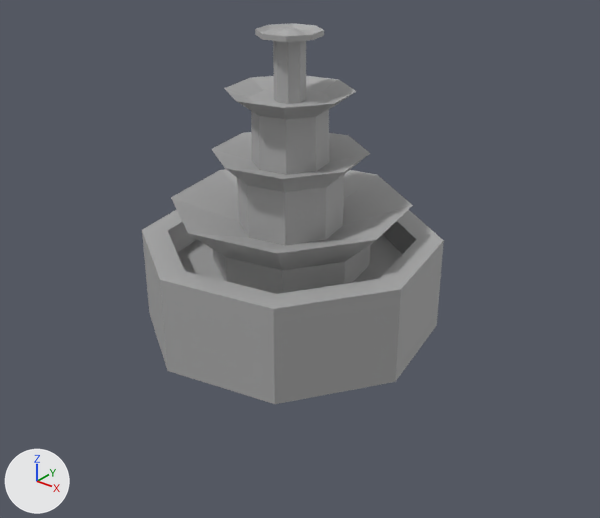
The FBX model Assets/3D/Props/Parc/Fountain.fbx, before and after one commit.
Camera for both pictures: a camera (50 mm lens) standing at (-43.1, -15.9, 33.5) and looking at (-78.8, 28.7, 5.8). Lighting does not change. The marker at lower left points along +X, +Y and +Z.

Objects in the first picture: 'Fontaine'.
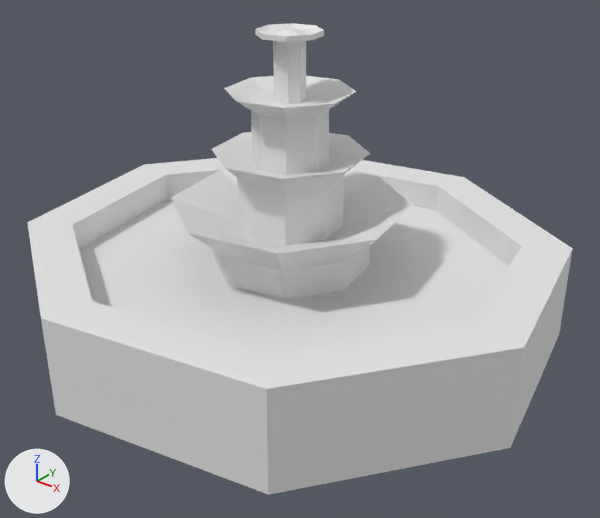
Pixel boxes (x1, y1, x2, y2) of what changed, in the pictures (600 x 518 px; the box of a moved part takes in the faces that stretch with it):
'Fontaine', recoloured, reshaped (81% wider, 24% taller): before (142, 23, 444, 404); after (27, 23, 573, 495)
part 1 of me_mesh_007, moved or reshaped: before (142, 209, 444, 404); after (27, 158, 573, 495)

Patch to the scene script:
```diff
--- a/Assets/3D/Props/Parc/Fountain.fbx.py
+++ b/Assets/3D/Props/Parc/Fountain.fbx.py
@@ me_mesh_007 @@
 # used by ob_fontaine; location = (-80.93, 30.16, -0.9)
-me_mesh_007.from_pydata(...)  # 168 vertices, 164 faces; spans x -11.7..11.7, y -11.7..11.7, z 0.0..23.4
-me_mesh_007.materials.append(mat_standardsurface1)  # grey #aaaaaa
+me_mesh_007.from_pydata(...)  # 168 vertices, 164 faces; spans x -21.5..21.5, y -20.1..20.1, z 0.0..23.4
+# me_mesh_007 part 1: 32 of the vertices in x -11.7..11.7, y -11.7..11.7, z 0.0..7.6 are scaled about their middle by (1.85, 1.73, 1)
```
